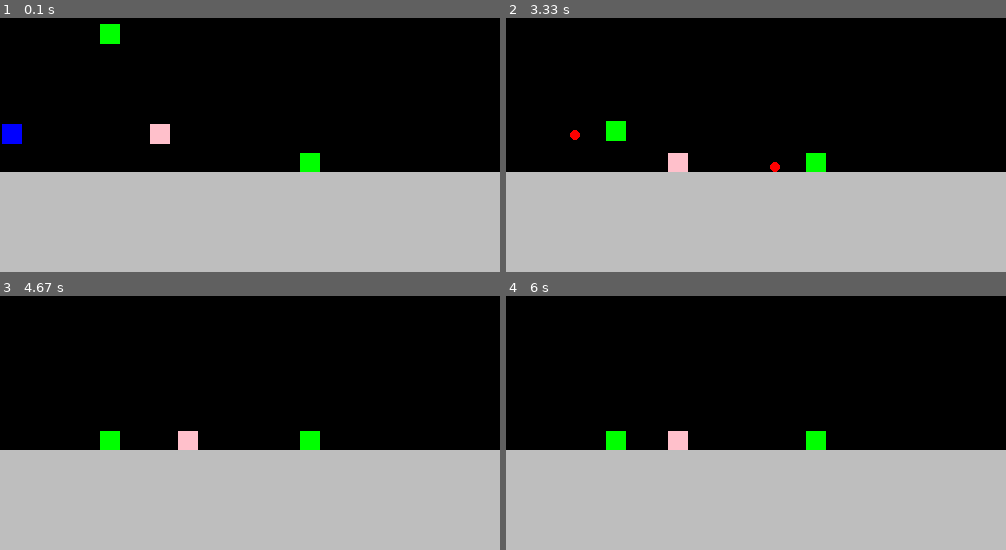
Above: before the commit, frames 1-4 (two rows, left to right).
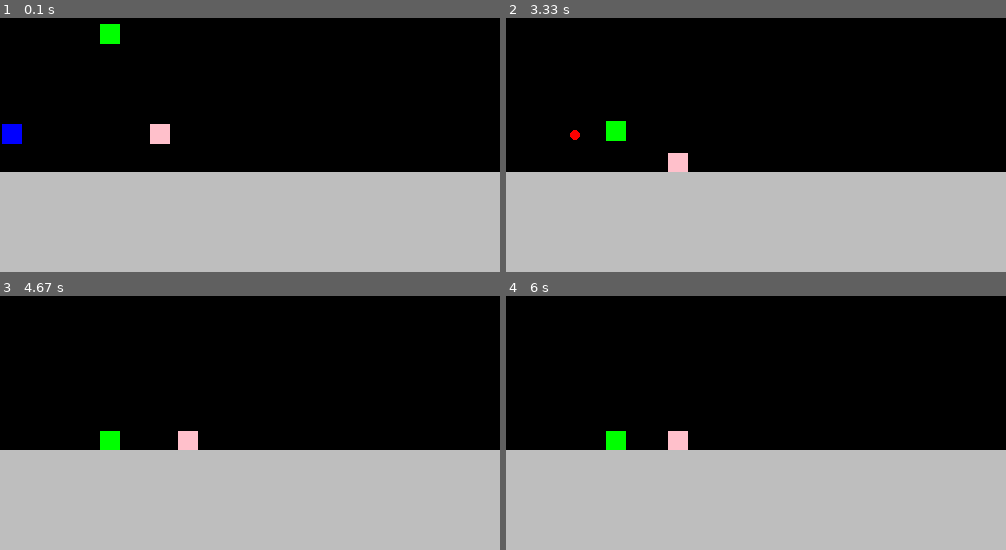
Above: after the commit, the same moments.

Repository: kmspofizre/pygame_project
Game: pygame game, started from pygame_pr_characters.py
Two runs of this game, one before a commit and one after it. Both use one fixed random seed, a clock stepped at 60 frames per second and the inputs below.
Inputs:
- Up to frame 1 (0.1 s): no input
- Up to frame 2 (3.33 s): hold Right 0.33-0.8 s; hold Left 1.33-1.87 s
- Up to frame 3 (4.67 s): no input
- Up to frame 4 (6 s): no input

The runs differ from the first frame. In frame 1, 0.3% of the frame differs, in the area x 60-64%, y 53-61%; in frame 2, 0.4%, in the area x 52-64%, y 53-61%; in frame 3, 0.3%; in frame 4, 0.3%.

Commit message:
Добавил получение урона от противников и комментарии

Diff:
--- a/pygame_pr_characters.py
+++ b/pygame_pr_characters.py
@@ -12,6 +12,7 @@
 # выстрел каждые 3 секунды
 SHOOTING_EVENT = pygame.USEREVENT + 1
 pygame.time.set_timer(SHOOTING_EVENT, 3000)
+FPS = 30
 
 
 def load_image(name, colorkey=None):
@@ -36,7 +37,7 @@
         self.image = pygame.Surface((20, 20), pygame.SRCALPHA, 32)
         pygame.draw.rect(self.image, pygame.Color('blue'), (0, 0, 20, 20))
         self.items = dict()
-        self.hp = 3
+        self.hp = 50
         self.rect = pygame.Rect(2, 350, 20, 20)
         self.moving = False
         self.jumping = False
@@ -73,11 +74,26 @@
             self.right = False
 
     def jump(self):
+
+        # переменная jumping позволяет передвигаться в воздухе
+
         self.jumping = True
         self.rect = self.rect.move(0, -100)
 
+    def get_damage(self):
+
+        # получение урона от пуль и ходячих, если здоровье на нуле, то игра окончена
+
+        self.hp -= 1
+        print(self.hp)
+        if self.hp == 0:
+            game_over()
+
 
 class Platform(pygame.sprite.Sprite):
+
+    # тестовое окружение
+
     def __init__(self):
         super().__init__(platforms)
         self.image = pygame.Surface((500, 100), pygame.SRCALPHA, 32)
@@ -99,6 +115,9 @@
         self.moving = False
 
     def update(self, *args):
+
+        # проверка, стоит ли лучник на земле, если нет - то падение
+
         if pygame.sprite.spritecollideany(self, platforms):
             self.moving = True
         else:
@@ -107,6 +126,9 @@
             self.rect = self.rect.move(0, 1)
 
     def shoot(self):
+
+        # выстрел, при инициализации класса передаеются координаты стрелка
+
         Bullet(self.rect.x, self.rect.y)
 
 
@@ -135,7 +157,14 @@
         self.vy = math.ceil(paths[1] / (hypot / 4))
 
     def update(self):
+
+        # пуля перемещается на произведение скорости и расстояния и при соприкосновении
+        # с главным героем уменьшает его здоровье и пропадает
+
         self.rect = self.rect.move(self.vx * self.dx, self.vy * self.dy)
+        if pygame.sprite.spritecollideany(self, main_character_gr):
+            main_character.get_damage()
+            self.kill()
 
 
 class GroundEnemy(Enemy):
@@ -149,19 +178,35 @@
         # конечная координата
         self.walking_range = walking_range
         self.moving = False
+        self.attack = True
+        self.cooldown = 3000
+        self.last = 0
         self.direction = 1
+        self.attack_clock = pygame.time.Clock()
 
     def update(self, *args):
         if pygame.sprite.spritecollideany(self, platforms):
+
+            # если стоит на замле, то запускается цикличны1 обход
+
             self.moving = True
             self.walking()
         else:
             self.moving = False
         if not self.moving:
             self.rect = self.rect.move(0, 1)
+        if pygame.sprite.spritecollideany(self, main_character_gr):
+            if self.attack:
+                main_character.get_damage()
+                self.attack = False
+                self.last = pygame.time.get_ticks()
+            else:
+                now = pygame.time.get_ticks()
+                if now - self.last >= 3000:
+                    self.attack = True
 
     def walking(self):
-        # цикличное хождение влево-вправо от
+        # цикличное хождение влево-вправо от стартовой позиции до стартовая позиция + walking_range
         if self.rect.x + 1 > self.start_x + self.walking_range:
             self.direction = -1
         elif self.rect.x - 1 < self.start_x:
@@ -169,28 +214,34 @@
         self.rect = self.rect.move(1 * self.direction, 0)
 
 
+bullets = pygame.sprite.Group()
+enemies = pygame.sprite.Group()
+main_character_gr = pygame.sprite.Group()
+main_character = MainCharacter()
+platforms = pygame.sprite.Group()
+pl = Platform()
+ar = Archer(100, 250)
+archers = (ar,)
+we = GroundEnemy(150, 350, 40)
+running = True
+
+
+def game_over():
+    global running
+    running = False
+
+
 if __name__ == '__main__':
-    running = True
-    fps = 30
     clock1 = pygame.time.Clock()
     screen.fill(pygame.Color('black'))
-
-    bullets = pygame.sprite.Group()
-    enemies = pygame.sprite.Group()
-    main_character_gr = pygame.sprite.Group()
-    main_character = MainCharacter()
-    platforms = pygame.sprite.Group()
-    pl = Platform()
-    ar = Archer(100, 250)
-    ar1 = Archer(300, 380)
-    we = GroundEnemy(150, 350, 40)
-    archers = ar, ar1
-
     while running:
         screen.fill(pygame.Color('black'))
         for event in pygame.event.get():
             if event.type == pygame.QUIT:
                 running = False
+
+            # выстрел
+
             if event.type == SHOOTING_EVENT:
                 for j in range(len(archers)):
                     archers[j].shoot()
@@ -208,5 +259,5 @@
         main_character_gr.draw(screen)
         enemies.draw(screen)
         platforms.draw(screen)
-        clock1.tick(fps)
+        clock1.tick(FPS)
         pygame.display.flip()
